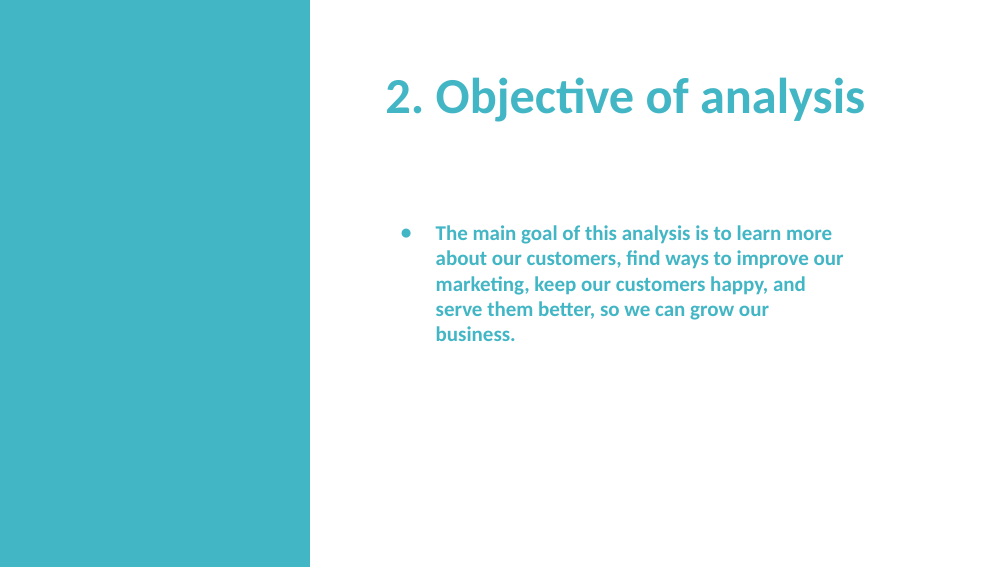
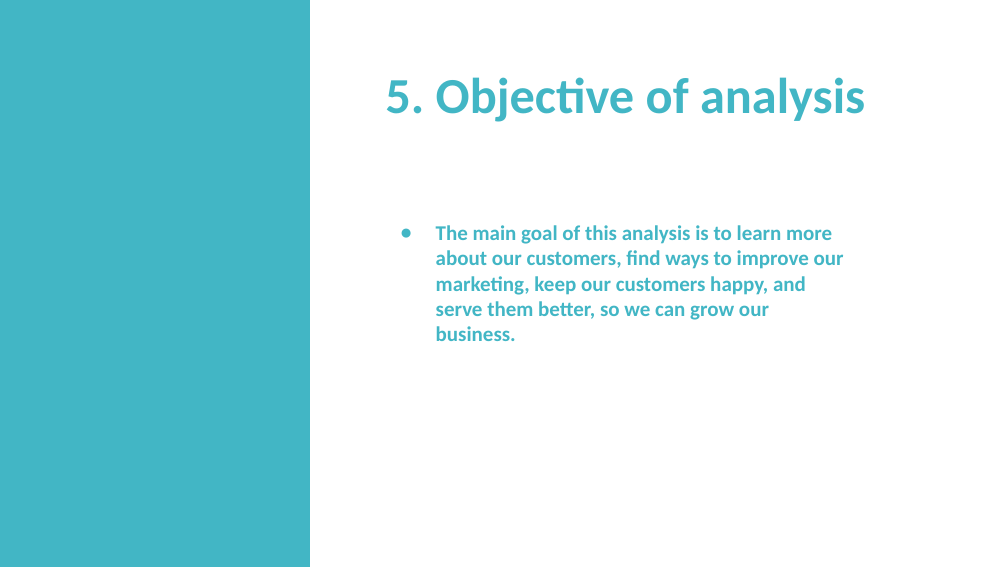
Before and after one commit to SafehEmmanuela/Final-Project, a slide deck: slide 6 of Power point presentation.pptx. Drawn at 1008x567 pixels with LibreOffice and Linux fonts; fonts in the diff are those of the drawing. Boxes give left, top, right and bottom in pixels: in the first picture for what was removed or moved away, otherwise in the second. Text is boxed around its words. In the diff, an @@ line names an element or a change of style, - is before the commit and + after.

```diff
--- a/Power point presentation.pptx
+++ b/Power point presentation.pptx
@@ text at (385, 77, 865, 122): text changed @@
-2. Objective of analysis
+5. Objective of analysis
```
Also in this commit, not shown: 6 other slides changed, 2 slides added, 3 slides removed, 1 other file.
